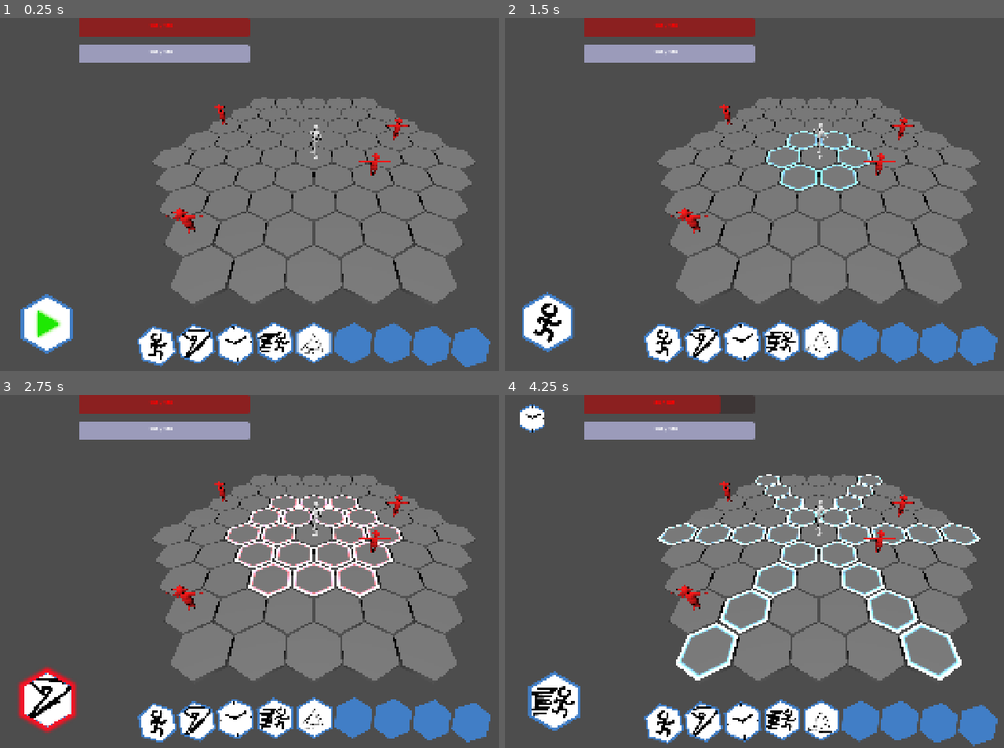
Above: before the commit, frames 1-4 (two rows, left to right).
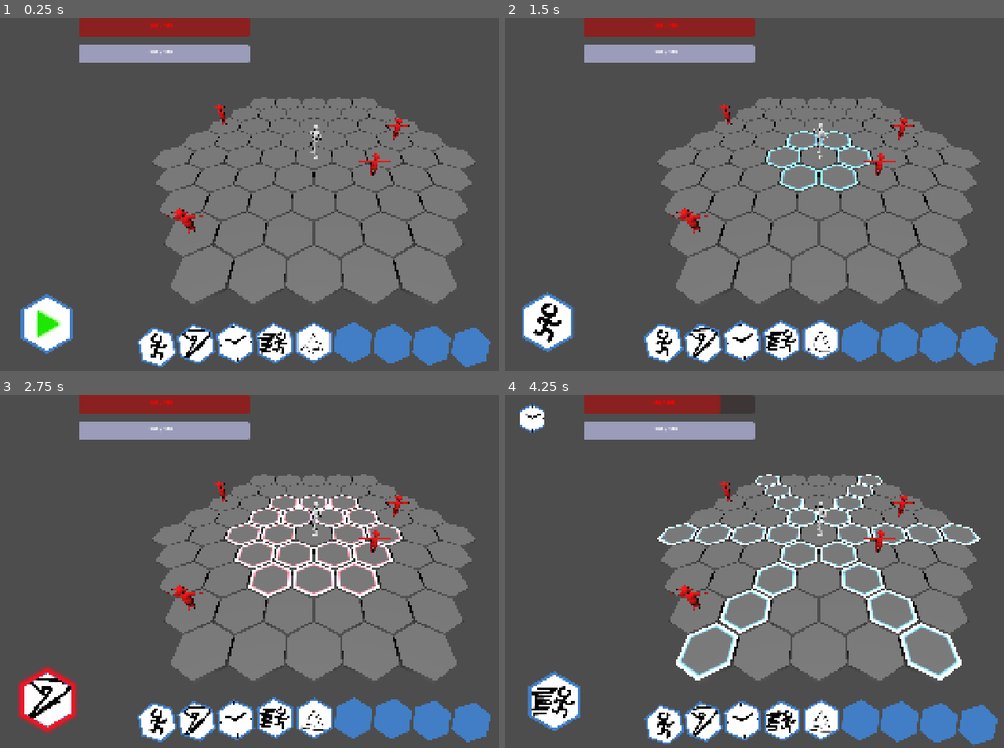
Above: after the commit, the same moments.

Repository: mmb5049/IGME601-Group4
Game: Godot game, scene res://Levels/Arena.tscn
The game is run twice, just before and just after one commit, with the same random seed, the same clock (stepped at 60 frames per second) and the same inputs.
Inputs (mouse positions are in pixels of both pictures, inside the frame that each line leads up to):
- Up to frame 1 (0.25 s): no input
- Up to frame 2 (1.5 s): click (549, 325) at 0.5 s; tap Enter at 1.25 s; drag from (664, 339) to (879, 116) at 1.27 s
- Up to frame 3 (2.75 s): drag from (194, 719) to (284, 642) at 2.02 s
- Up to frame 4 (4.25 s): move the mouse to (739, 719) at 2.77 s; hold D 2.78-3.5 s; tap H at 2.85 s; click (739, 719) at 2.92 s; drag from (779, 716) to (629, 518) at 3.52 s

The runs differ from the first frame. In frame 1, 0.6% of the frame differs, in the area x 27-97%, y 86-99%; in frame 2, 0.4%; in frame 3, 0.6%; in frame 4, 0.8%, in the area x 27-97%, y 29-100%.

Commit message:
Might fail but want to test things out

Diff:
--- a/igme-601-group-4/Characters/player_controller.gd
+++ b/igme-601-group-4/Characters/player_controller.gd
@@ -360,7 +360,11 @@
 
 		Global.AbilityType.ATTACK:
 			# Lambda function that damages the enemy
+			var action_fired := false
+
 			var attack = func():
+				action_fired = true
+
 				var target_cell: Vector2i = target.target_cell + movement.current_cell
 
 				if HexGrid.is_occupied(target_cell) and HexGrid.occupied_cells[target_cell] is Enemy:
@@ -377,8 +381,14 @@
 
 				if animationManager.take_action.is_connected(attack):
 					animationManager.take_action.disconnect(attack)
+					if not action_fired:
+						# Temporary fallback for builds where the event fails.
+						# Damage occurs at the end of the animation.
+						print("inside if")
+						attack.call()
 			else:
-				attack.call(0)
+				print("inside else")
+				attack.call()
 
 		Global.AbilityType.TRAP:
 			var trap_cell: Vector2i = (
